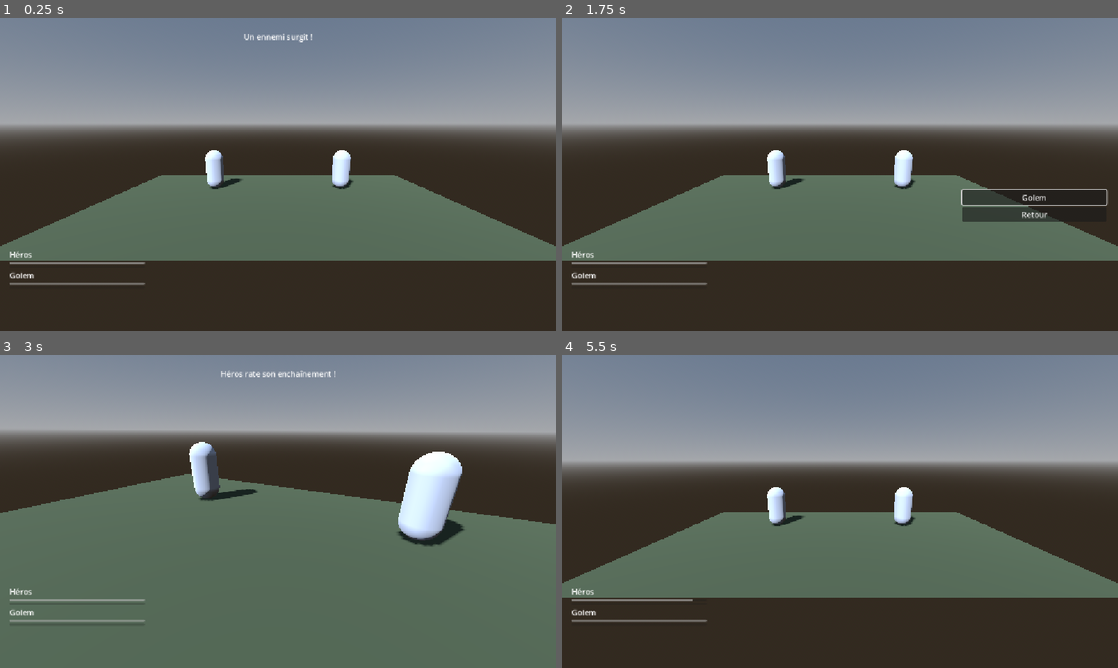
Above: before the commit, frames 1-4 (two rows, left to right).
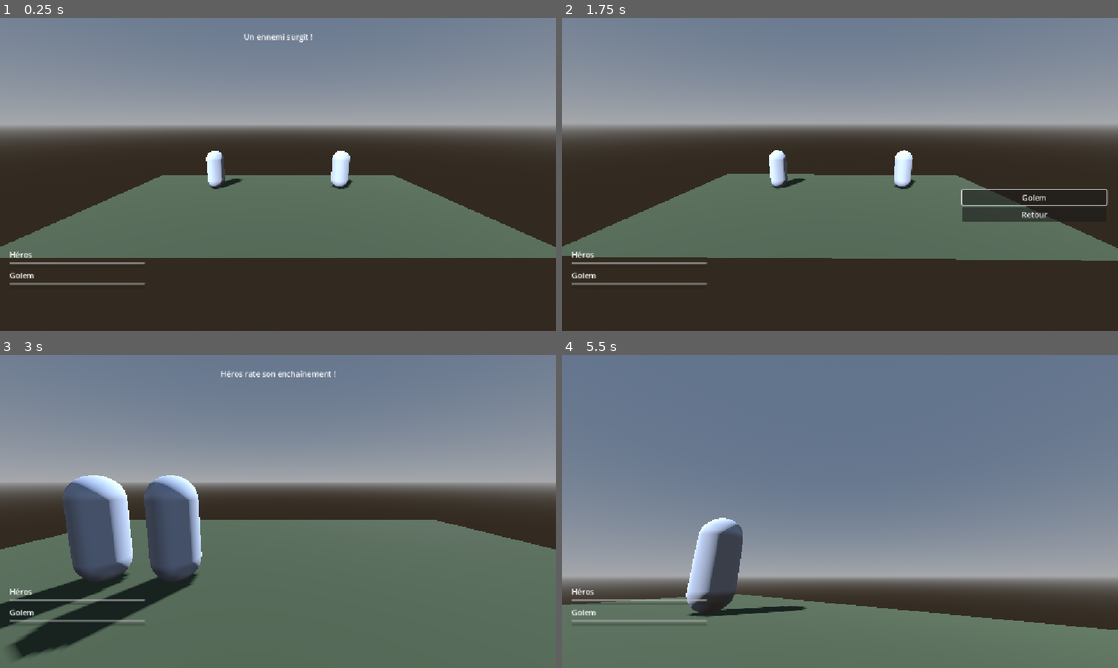
Above: after the commit, the same moments.

Repository: fanthofe/legend-of-dragoon-3D
Game: Godot game, scene res://scenes/Battle.tscn
Two runs of this game, one before a commit and one after it. Both use one fixed random seed, a clock stepped at 60 frames per second and the inputs below.
Inputs:
- Up to frame 1 (0.25 s): no input
- Up to frame 2 (1.75 s): tap Enter at 0.5 s; tap Space (addition_hit) at 0.6, 1.35 s
- Up to frame 3 (3 s): click "Golem" at 2 s; tap Space (addition_hit) at 2.85 s
- Up to frame 4 (5.5 s): tap Space (addition_hit) at 3.6, 4.35, 5.1 s

The runs differ from the first frame. In frame 1, 1.1% of the frame differs, in the area x 0-100%, y 42-78%; in frame 2, 1.0%; in frame 3, 48%; in frame 4, 80%, in the area x 0-100%, y 10-100%.

Commit message:
feat: caméra de combat cinématique et animations placeholder + ajout du plugin Meshy
Ajoute des plans caméra dynamiques (dolly-in, cut d'impact, secousses),
des réactions d'attaque/dégâts par tween en attendant les modèles Meshy,
et intègre le plugin Godot Meshy pour la génération d'assets 3D.

Diff:
--- a/scripts/addition_minigame.gd
+++ b/scripts/addition_minigame.gd
@@ -1,6 +1,7 @@
 extends Control
 
 signal finished(hits_landed: int, addition: AdditionData)
+signal hit_landed(hit_index: int)  # émis à chaque coup réussi (pour caméra/anims)
 
 @onready var target_box: Panel = $TargetBox
 @onready var incoming_box: Panel = $IncomingBox
@@ -25,6 +26,7 @@
 		if not landed:
 			break                      # timing raté : la chaîne s'arrête
 		hits_landed += 1
+		hit_landed.emit(i)
 		duration = maxf(0.3, duration - addition.speed_step)  # ça accélère !
 
 	visible = false
--- a/scripts/battle_camera.gd
+++ b/scripts/battle_camera.gd
@@ -1,23 +1,163 @@
+class_name BattleCamera
 extends Camera3D
 
-var _home_transform: Transform3D
+## Caméra de combat cinématique façon Legend of Dragoon :
+## - plans d'attaque variés (épaule, profil, contre-plongée) choisis au hasard
+## - lente poussée avant (dolly-in) pendant l'enchaînement
+## - cut sec sur la cible au moment de l'impact
+## - secousses à l'impact (système de "trauma") + coup de FOV
+## - léger flottement "caméra épaule" au repos
+##
+## La position (cam_pos) et le point regardé (look_target) sont pilotés par
+## des tweens ; le transform réel est recomposé chaque frame dans _process
+## pour pouvoir superposer proprement le sway et les secousses.
+
+var cam_pos: Vector3
+var look_target: Vector3
+
+var _home_pos: Vector3
+var _home_look: Vector3
+var _home_fov: float
+
+var _idle := true
+var _idle_time := 0.0
+
+var _trauma := 0.0
+var _noise := FastNoiseLite.new()
+var _noise_t := 0.0
+
+var _move_tween: Tween
+var _push_tween: Tween
+var _fov_tween: Tween
+
+const TRAUMA_DECAY := 2.4        # vitesse d'amortissement des secousses
+const SHAKE_MAX_OFFSET := 0.25   # déplacement max (m) à trauma plein
+const SHAKE_MAX_ROLL_DEG := 2.5  # roulis max (°) à trauma plein
+const EYE := Vector3.UP * 1.2    # hauteur "poitrine" des combattants
 
 func _ready() -> void:
-	_home_transform = global_transform
+	cam_pos = global_position
+	look_target = global_position - global_transform.basis.z * 8.0
+	_home_pos = cam_pos
+	_home_look = look_target
+	_home_fov = fov
+	_noise.frequency = 0.9
 
-# Zoom dramatique sur l'attaquant + sa cible
-func zoom_to(attacker: Node3D, target: Node3D) -> void:
-	var mid := (attacker.global_position + target.global_position) * 0.5
-	var desired := mid + Vector3(2.5, 2.0, 4.0)  # léger angle
-	var tw := create_tween().set_trans(Tween.TRANS_CUBIC).set_ease(Tween.EASE_OUT)
-	tw.tween_property(self, "global_position", desired, 0.4)
-	tw.parallel().tween_method(_look_at_point.bind(mid), 0.0, 1.0, 0.4)
-	await tw.finished
+func _process(delta: float) -> void:
+	_noise_t += delta * 60.0
+	var pos := cam_pos
+	if _idle:
+		_idle_time += delta
+		pos += Vector3(
+			sin(_idle_time * 0.33) * 0.18,
+			sin(_idle_time * 0.21) * 0.09,
+			cos(_idle_time * 0.27) * 0.12)
 
+	var dir := look_target - pos
+	if dir.length_squared() < 0.001 or absf(dir.normalized().dot(Vector3.UP)) > 0.99:
+		dir = -global_transform.basis.z
+	var xf := Transform3D(Basis.looking_at(dir.normalized(), Vector3.UP), pos)
+
+	_trauma = maxf(_trauma - TRAUMA_DECAY * delta, 0.0)
+	if _trauma > 0.0:
+		var amt := _trauma * _trauma
+		var off := Vector3(
+			_noise.get_noise_2d(_noise_t, 0.0),
+			_noise.get_noise_2d(0.0, _noise_t),
+			0.0) * SHAKE_MAX_OFFSET * amt
+		xf.origin += xf.basis * off
+		var roll := _noise.get_noise_2d(_noise_t, 99.0) * SHAKE_MAX_ROLL_DEG * amt
+		xf.basis = xf.basis.rotated(xf.basis.z, deg_to_rad(roll))
+
+	global_transform = xf
+
+# --- Plans d'attaque ---
+
+## Amène la caméra sur un plan d'attaque tiré au hasard, puis lance un
+## lent dolly-in qui continue pendant l'addition.
+func play_attack_intro(attacker: Node3D, target: Node3D) -> void:
+	_idle = false
+	var a := attacker.global_position + EYE
+	var t := target.global_position + EYE
+	var dir := (t - a).normalized()
+	var side := dir.cross(Vector3.UP).normalized()
+	if randf() < 0.5:
+		side = -side  # varie le côté d'un plan à l'autre
+
+	var shot_pos: Vector3
+	var shot_look: Vector3
+	match randi() % 3:
+		0:  # par-dessus l'épaule de l'attaquant, cible en ligne de mire
+			shot_pos = a - dir * 2.3 + side * 1.1 + Vector3.UP * 0.8
+			shot_look = t
+		1:  # profil, les deux combattants dans le cadre
+			var mid := (a + t) * 0.5
+			shot_pos = mid + side * 3.4 + Vector3.UP * 0.5
+			shot_look = mid
+		_:  # contre-plongée dramatique entre les deux combattants
+			shot_pos = a + dir * 1.6 + side * 1.9 - Vector3.UP * 0.55
+			shot_pos.y = maxf(shot_pos.y, 0.35)
+			shot_look = (a + t) * 0.5 + Vector3.UP * 0.2
+
+	await _move_to(shot_pos, shot_look, 0.45)
+	_start_push_in()
+
+## Cut sec côté cible au moment de l'impact (l'attaquant en arrière-plan).
+func cut_to_impact(target: Node3D, attacker: Node3D) -> void:
+	_kill_tweens()
+	var t := target.global_position + EYE
+	var a := attacker.global_position + EYE
+	var dir := (t - a).normalized()
+	var side := dir.cross(Vector3.UP).normalized() * (1.0 if randf() < 0.5 else -1.0)
+	cam_pos = t + dir * 2.6 + side * 1.2 + Vector3.UP * 0.6
+	look_target = t
+	_start_push_in()
+
+## Plan rapproché qui orbite lentement autour du lanceur pendant la charge.
+func play_magic_shot(caster: Node3D) -> void:
+	_idle = false
+	var c := caster.global_position + EYE
+	await _move_to(c + Vector3(2.6, 0.4, 2.6), c, 0.4)
+	_kill_push()
+	var around := c + (cam_pos - c).rotated(Vector3.UP, TAU * 0.18)
+	_push_tween = create_tween().set_trans(Tween.TRANS_SINE).set_ease(Tween.EASE_IN_OUT)
+	_push_tween.tween_property(self, "cam_pos", around, 2.4)
+
+## Impact : secousse + punch de FOV. strength dans [0..1].
+func on_hit(strength := 0.5) -> void:
+	_trauma = minf(_trauma + 0.35 + strength * 0.45, 1.0)
+	if _fov_tween:
+		_fov_tween.kill()
+	fov = _home_fov - 4.0 - strength * 6.0
+	_fov_tween = create_tween().set_trans(Tween.TRANS_CUBIC).set_ease(Tween.EASE_OUT)
+	_fov_tween.tween_property(self, "fov", _home_fov, 0.35)
+
+## Retour fluide au plan large d'origine.
 func reset() -> void:
-	var tw := create_tween().set_trans(Tween.TRANS_CUBIC).set_ease(Tween.EASE_IN_OUT)
-	tw.tween_property(self, "global_transform", _home_transform, 0.4)
-	await tw.finished
+	await _move_to(_home_pos, _home_look, 0.55)
+	_idle = true
 
-func _look_at_point(_p, point: Vector3) -> void:
-	look_at(point, Vector3.UP)
+# --- Interne ---
+
+func _move_to(pos: Vector3, look: Vector3, duration: float) -> void:
+	_kill_tweens()
+	_move_tween = create_tween().set_trans(Tween.TRANS_CUBIC).set_ease(Tween.EASE_OUT).set_parallel()
+	_move_tween.tween_property(self, "cam_pos", pos, duration)
+	_move_tween.tween_property(self, "look_target", look, duration)
+	await _move_tween.finished
+
+## Lente poussée vers le point regardé, non bloquante (dolly-in).
+func _start_push_in() -> void:
+	_kill_push()
+	var goal := cam_pos + (look_target - cam_pos) * 0.14
+	_push_tween = create_tween().set_trans(Tween.TRANS_SINE).set_ease(Tween.EASE_IN_OUT)
+	_push_tween.tween_property(self, "cam_pos", goal, 3.5)
+
+func _kill_push() -> void:
+	if _push_tween:
+		_push_tween.kill()
+
+func _kill_tweens() -> void:
+	if _move_tween:
+		_move_tween.kill()
+	_kill_push()
--- a/scripts/battle_manager.gd
+++ b/scripts/battle_manager.gd
@@ -34,6 +34,12 @@
 	for b in all_battlers:
 		initiative[b] = randf() * TURN_THRESHOLD * 0.3  # petit décalage de départ
 		b.died.connect(_on_battler_died)
+
+	# Chaque camp fait face à l'autre (utile dès que les modèles Meshy arrivent)
+	for b in party:
+		b.face_point(b.global_position + Vector3.RIGHT)
+	for b in enemies:
+		b.face_point(b.global_position + Vector3.LEFT)
 
 	ui.setup_party_status(party, enemies)
 
@@ -124,6 +130,7 @@
 	# transition de scène, écran de résultats, XP, etc.
 
 func _on_battler_died(b: Battler) -> void:
+	b.play_death()
 	await ui.show_message("%s est vaincu !" % b.display_name)
 
 func _tick_dragoon(actor: Battler) -> void:
@@ -140,12 +147,7 @@
 
 	match choice.action:
 		"attack":
-			var target: Battler = choice.target
-			var addition: AdditionData = actor.additions[0]
-			await _do_camera_zoom(actor, target)
-			var hits: int = await ui.addition_overlay.play(addition)
-			_resolve_addition(actor, target, addition, hits)
-			await _do_camera_reset()
+			await _do_attack(actor, choice.target)
 		"magic":
 			await _do_dragoon_magic(actor, choice)
 		"transform":
@@ -158,6 +160,28 @@
 		"flee":
 			await _try_flee()
 
+# --- Séquence d'attaque cinématique (joueur) ---
+func _do_attack(actor: Battler, target: Battler) -> void:
+	var addition: AdditionData = actor.additions[0]
+
+	# Plan d'attaque tiré au hasard, puis l'attaquant court au contact
+	await camera.play_attack_intro(actor, target)
+	await actor.play_lunge(target)
+
+	# Chaque coup réussi du mini-jeu déclenche frappe + réaction + secousse
+	var dir := (target.global_position - actor.global_position).normalized()
+	var on_hit := func(_i: int) -> void:
+		actor.play_strike()
+		target.play_hit_react(dir)
+		camera.on_hit(0.4)
+	ui.addition_overlay.hit_landed.connect(on_hit)
+	var hits: int = await ui.addition_overlay.play(addition)
+	ui.addition_overlay.hit_landed.disconnect(on_hit)
+
+	await _resolve_addition(actor, target, addition, hits)
+	await actor.play_return()
+	await _do_camera_reset()
+
 # --- IA ennemie ---
 func _enemy_turn(actor: Battler) -> void:
 	var targets := party.filter(func(b): return b.is_alive())
@@ -165,12 +189,26 @@
 		return
 	var target: Battler = targets[randi() % targets.size()]
 
-	await _do_camera_zoom(actor, target)
+	await camera.play_attack_intro(actor, target)
+	await actor.play_lunge(target)
+	actor.play_strike()
+	await get_tree().create_timer(0.07).timeout  # l'impact tombe au bout du coup
+
+	# Cut sur la victime au moment où le coup touche
+	camera.cut_to_impact(target, actor)
+	camera.on_hit(0.6)
+	var dir := (target.global_position - actor.global_position).normalized()
+	target.play_hit_react(dir)
+
 	var raw := int(actor.attack * randf_range(0.9, 1.15))
 	var dmg := _compute_damage(raw, target)
 	target.take_damage(dmg)
+	target.show_damage(dmg, Color(1, 0.4, 0.35))
+	if not target.is_alive():
+		await _slow_motion(0.25, 0.5)
 	ui.refresh_status(target)
 	await ui.show_message("%s attaque %s : %d dégâts." % [actor.display_name, target.display_name, dmg])
+	await actor.play_return()
 	await _do_camera_reset()
 
 # --- Dégâts, SP ---
@@ -182,16 +220,28 @@
 	# Dégâts = attaque * (dégâts par coup) * nb de coups, moins la défense
 	var raw := int(actor.attack * add.damage_per_hit * hits)
 	var dmg := _compute_damage(raw, target)
+	var perfect := hits == add.hits
+
+	if perfect:
+		camera.on_hit(0.9)
+		target.flash(Color(1, 0.9, 0.3, 0.7))
 	target.take_damage(dmg)
+	target.show_damage(dmg)
+	if not target.is_alive():
+		await _slow_motion(0.25, 0.5)  # coup fatal au ralenti
 
 	# SP gagné proportionnel aux coups réussis (bonus si chaîne complète)
 	var sp := add.sp_per_hit * hits
-	if hits == add.hits:
+	if perfect:
 		sp = int(sp * 1.5)   # bonus "Addition parfaite"
 	actor.gain_sp(sp)
 
 	ui.refresh_status(actor)
-	await ui.show_message("%s inflige %d dégâts (%d coups) !" % [actor.display_name, dmg, hits])
+	ui.refresh_status(target)
+	if perfect:
+		await ui.show_message("Addition parfaite ! %s inflige %d dégâts !" % [actor.display_name, dmg])
+	else:
+		await ui.show_message("%s inflige %d dégâts (%d coups) !" % [actor.display_name, dmg, hits])
 
 func _compute_damage(raw: int, target: Battler) -> int:
 	var def := target.defense
@@ -215,15 +265,30 @@
 	if not actor.is_dragoon:
 		await ui.show_message("Transformation requise.")
 		return
+	var target: Battler = choice.target
+
+	# La caméra orbite lentement autour du lanceur pendant la charge
+	await camera.play_magic_shot(actor)
+	actor.flash(Color(0.5, 0.7, 1, 0.5))
 	var power: float = await ui.dragoon_charge_minigame()  # renvoie 1.0..2.0 selon les appuis
-	var target: Battler = choice.target
+
 	var raw := int(actor.magic_attack * 1.6 * power)
 	if _element_advantage(actor.element, target.element):
 		raw = int(raw * 1.5)
 	var dmg := maxi(1, raw - target.magic_defense)
+
+	# Cut sur la cible pour l'explosion du sort
+	camera.cut_to_impact(target, actor)
+	camera.on_hit(0.9)
+	var dir := (target.global_position - actor.global_position).normalized()
+	target.play_hit_react(dir)
 	target.take_damage(dmg)
+	target.show_damage(dmg, Color(0.6, 0.8, 1))
+	if not target.is_alive():
+		await _slow_motion(0.25, 0.5)
 	ui.refresh_status(target)
 	await ui.show_message("Magie Dragoon : %d dégâts !" % dmg)
+	await _do_camera_reset()
 
 func _element_advantage(atk_el: String, def_el: String) -> bool:
 	var chart := {"fire": "wind", "wind": "earth", "earth": "water", "water": "fire"}
@@ -233,6 +298,8 @@
 func _use_item(actor: Battler, choice: Dictionary) -> void:
 	var target: Battler = choice.get("target", actor)
 	target.heal(ITEM_HEAL_AMOUNT)
+	target.flash(Color(0.4, 1, 0.5, 0.5))
+	target.show_damage(ITEM_HEAL_AMOUNT, Color(0.5, 1, 0.55))
 	ui.refresh_status(target)
 	await ui.show_message("%s utilise une Potion sur %s (+%d PV)." % [actor.display_name, target.display_name, ITEM_HEAL_AMOUNT])
 
@@ -244,8 +311,11 @@
 		await ui.show_message("Impossible de fuir !")
 
 # --- Caméra cinématique ---
-func _do_camera_zoom(attacker: Battler, target: Battler) -> void:
-	await camera.zoom_to(attacker, target)
-
 func _do_camera_reset() -> void:
 	await camera.reset()
+
+# Ralenti bref (coup fatal). real_duration est en temps réel, hors time_scale.
+func _slow_motion(time_scale: float, real_duration: float) -> void:
+	Engine.time_scale = time_scale
+	await get_tree().create_timer(real_duration, true, false, true).timeout
+	Engine.time_scale = 1.0
--- a/scripts/battler.gd
+++ b/scripts/battler.gd
@@ -30,8 +30,24 @@
 var additions: Array = []      # liste d'AdditionData (voir addition_data.gd)
 var dragoon_magic: Array = []  # sorts dispo en mode Dragoon
 
+# --- Animation (placeholders par tween, à remplacer par les anims Meshy) ---
+var _home_pos: Vector3
+var _home_basis: Basis
+var _anim_base: Vector3
+var _strike_tween: Tween
+var _react_base: Vector3
+var _react_tween: Tween
+var _meshes: Array[MeshInstance3D] = []
+var _flash_mat: StandardMaterial3D
+
 func _ready() -> void:
 	hp = max_hp
+	for mi in find_children("*", "MeshInstance3D"):
+		_meshes.append(mi as MeshInstance3D)
+	_flash_mat = StandardMaterial3D.new()
+	_flash_mat.shading_mode = BaseMaterial3D.SHADING_MODE_UNSHADED
+	_flash_mat.transparency = BaseMaterial3D.TRANSPARENCY_ALPHA
+	_flash_mat.albedo_color = Color(1, 0.2, 0.2, 0.0)
 
 func is_alive() -> bool:
 	return hp > 0
@@ -54,3 +70,105 @@
 func heal(amount: int) -> void:
 	hp = clampi(hp + amount, 0, max_hp)
 	hp_changed.emit(self)
+
+# --- Animations de combat ---
+# Placeholders par tween sur le nœud racine : quand les modèles Meshy seront
+# importés, il suffira de déclencher leurs AnimationPlayer au même endroit.
+
+func face_point(p: Vector3) -> void:
+	var flat := Vector3(p.x, global_position.y, p.z)
+	if global_position.distance_squared_to(flat) > 0.001:
+		look_at(flat, Vector3.UP)
+
+## Court jusqu'à portée de mêlée de la cible.
+func play_lunge(target: Node3D) -> void:
+	_home_pos = global_position
+	_home_basis = global_basis
+	face_point(target.global_position)
+	var dir := (target.global_position - global_position).normalized()
+	var stop := target.global_position - dir * 1.25
+	var tw := create_tween().set_trans(Tween.TRANS_QUAD).set_ease(Tween.EASE_OUT)
+	tw.tween_property(self, "global_position", stop, 0.3)
+	await tw.finished
+	_anim_base = global_position
+
+## Coup sec vers l'avant (non bloquant, appelé à chaque hit de l'addition).
+func play_strike() -> void:
+	if _strike_tween and _strike_tween.is_valid():
+		_strike_tween.kill()
+		global_position = _anim_base
+	_anim_base = global_position
+	var fwd := -global_basis.z
+	_strike_tween = create_tween()
+	_strike_tween.tween_property(self, "global_position", _anim_base + fwd * 0.4, 0.06)
+	_strike_tween.tween_property(self, "global_position", _anim_base, 0.14)\
+		.set_trans(Tween.TRANS_QUAD).set_ease(Tween.EASE_OUT)
+
+## Retourne à sa place et reprend son orientation d'origine.
+func play_return() -> void:
+	var tw := create_tween().set_trans(Tween.TRANS_QUAD).set_ease(Tween.EASE_IN_OUT)
+	tw.tween_property(self, "global_position", _home_pos, 0.35)
+	await tw.finished
+	global_basis = _home_basis
+
+## Flash coloré + recul quand le combattant encaisse (non bloquant).
+func play_hit_react(from_dir := Vector3.ZERO) -> void:
+	flash(Color(1, 0.25, 0.25, 0.65))
+	if _react_tween and _react_tween.is_valid():
+		_react_tween.kill()
+		global_position = _react_base
+	_react_base = global_position
+	var push := from_dir
+	if push == Vector3.ZERO:
+		push = global_basis.z
+	push = Vector3(push.x, 0, push.z).normalized() * 0.3
+	_react_tween = create_tween()
+	_react_tween.tween_property(self, "global_position", _react_base + push, 0.07)
+	_react_tween.tween_property(self, "global_position", _react_base, 0.18)\
+		.set_trans(Tween.TRANS_QUAD).set_ease(Tween.EASE_OUT)
+
+## Teinte brièvement tous les meshes du modèle (marche avec n'importe quel modèle).
+func flash(color: Color) -> void:
+	_flash_mat.albedo_color = color
+	for mi in _meshes:
+		mi.material_overlay = _flash_mat
+	var tw := create_tween()
+	tw.tween_property(_flash_mat, "albedo_color:a", 0.0, 0.25)
+	tw.tween_callback(func() -> void:
+		for mi in _meshes:
+			mi.material_overlay = null)
+
+## Chute puis disparition dans le sol.
+func play_death() -> void:
+	flash(Color(1, 1, 1, 0.8))
+	var model: Node3D = get_node_or_null("Model")
+	if model == null:
+		visible = false
+		return
+	var tw := create_tween()
+	tw.tween_property(model, "rotation_degrees", Vector3(-80, 0, 0), 0.5)\
+		.set_trans(Tween.TRANS_BOUNCE).set_ease(Tween.EASE_OUT)
+	tw.tween_interval(0.4)
+	tw.tween_property(model, "position:y", -1.6, 0.8)\
+		.set_trans(Tween.TRANS_QUAD).set_ease(Tween.EASE_IN)
+	tw.tween_callback(func() -> void: visible = false)
+	await tw.finished
+
+## Nombre flottant au-dessus du combattant (dégâts ou soin).
+func show_damage(amount: int, color := Color(1, 0.95, 0.7)) -> void:
+	var lbl := Label3D.new()
+	lbl.text = str(amount)
+	lbl.billboard = BaseMaterial3D.BILLBOARD_ENABLED
+	lbl.no_depth_test = true
+	lbl.font_size = 120
+	lbl.outline_size = 24
+	lbl.pixel_size = 0.006
+	lbl.modulate = color
+	get_parent().add_child(lbl)
+	lbl.global_position = global_position + Vector3.UP * 2.2 \
+		+ Vector3(randf_range(-0.2, 0.2), 0, randf_range(-0.1, 0.1))
+	var tw := lbl.create_tween().set_parallel()
+	tw.tween_property(lbl, "global_position:y", lbl.global_position.y + 0.9, 0.7)\
+		.set_trans(Tween.TRANS_QUAD).set_ease(Tween.EASE_OUT)
+	tw.tween_property(lbl, "modulate:a", 0.0, 0.7).set_ease(Tween.EASE_IN)
+	tw.chain().tween_callback(lbl.queue_free)
Binary file added: addons/meshy-godot-plugin-v0.1.6/meshy-godot-plugin/Meshy_Icon_36.png
Not shown, added: addons/meshy-godot-plugin-v0.1.6/meshy-godot-plugin/Meshy_Icon_36.png.import
Not shown, added: addons/meshy-godot-plugin-v0.1.6/meshy-godot-plugin/main_panel.tscn
Not shown, added: addons/meshy-godot-plugin-v0.1.6/meshy-godot-plugin/main_scripts.gd
Not shown, added: addons/meshy-godot-plugin-v0.1.6/meshy-godot-plugin/main_scripts.gd.uid
Not shown, added: addons/meshy-godot-plugin-v0.1.6/meshy-godot-plugin/meshy_plugin.gd
Not shown, added: addons/meshy-godot-plugin-v0.1.6/meshy-godot-plugin/meshy_plugin.gd.uid
Not shown, added: addons/meshy-godot-plugin-v0.1.6/meshy-godot-plugin/meshy_plugin.uid
Not shown, added: addons/meshy-godot-plugin-v0.1.6/meshy-godot-plugin/new_gd_script.gd.uid
Not shown, added: addons/meshy-godot-plugin-v0.1.6/meshy-godot-plugin/plugin.cfg
Not shown, added: addons/meshy-godot-plugin-v0.1.6/meshy-godot-plugin/README.md
